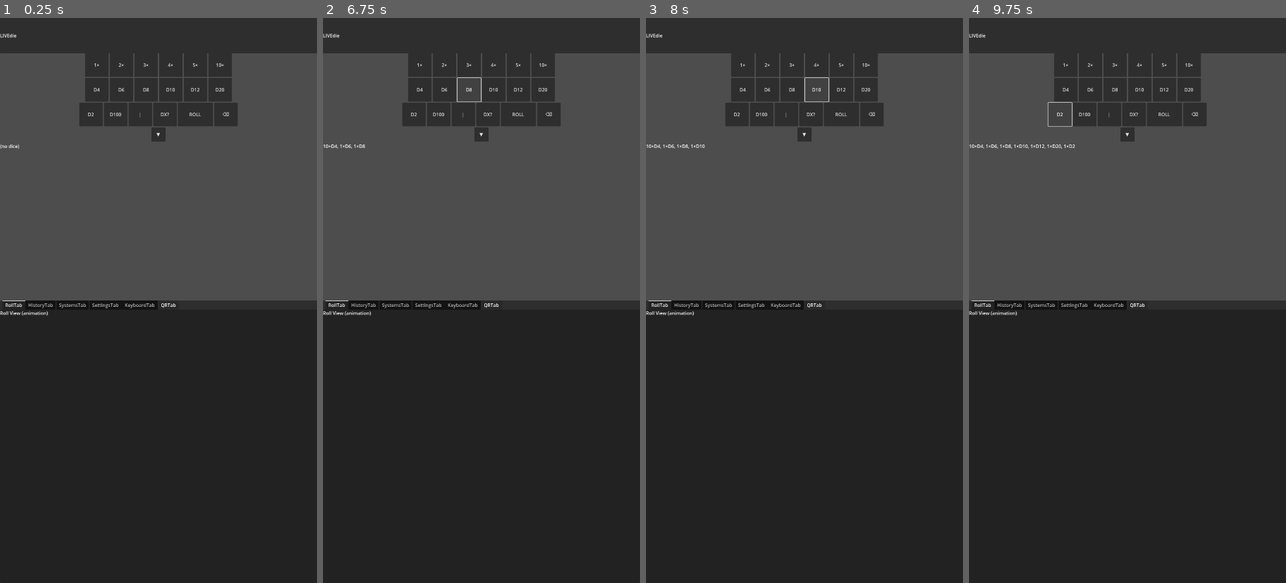
Above: before the commit, frames 1-4 (left to right).
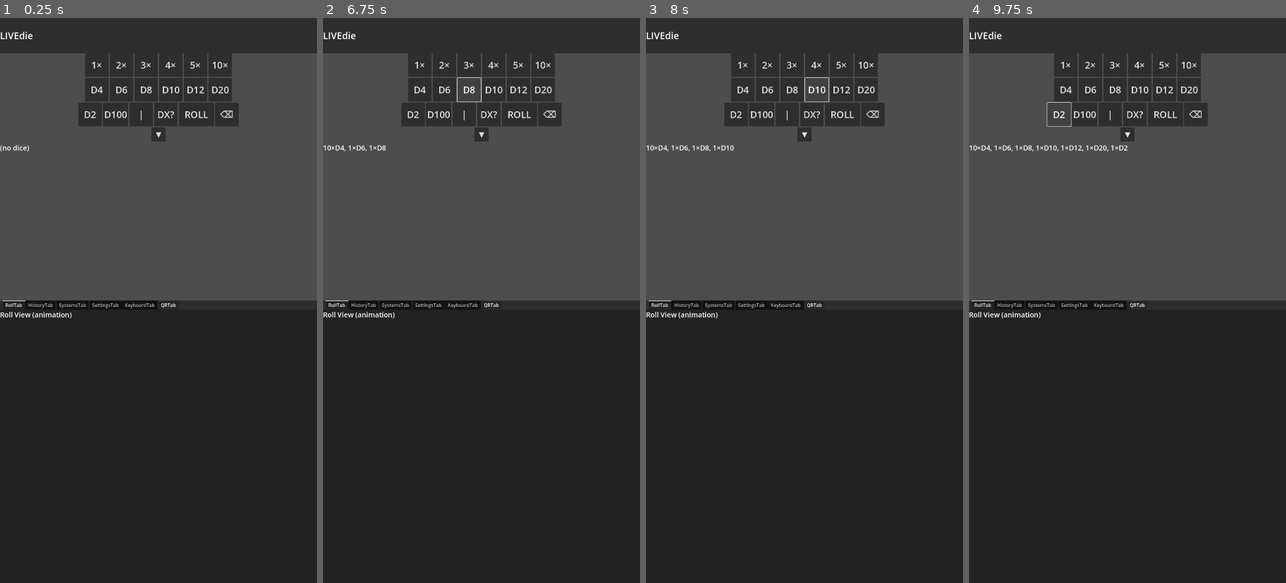
Above: after the commit, the same moments.

Repository: FromAriel/Experiments
Game: Godot game, scene res://scenes/MainUI.tscn
The game is run twice, just before and just after one commit, with the same random seed, the same clock (stepped at 60 frames per second) and the same inputs.
Inputs:
- Up to frame 1 (0.25 s): no input
- Up to frame 2 (6.75 s): click "1×" at 0.5 s; click "2×" at 1.25 s; click "3×" at 2 s; click "4×" at 2.75 s; click "5×" at 3.5 s; click "10×" at 4.25 s; click "D4" at 5 s; click "D6" at 5.75 s; click "D8" at 6.5 s
- Up to frame 3 (8 s): click "D10" at 7.25 s
- Up to frame 4 (9.75 s): click "D12" at 8 s; click "D20" at 8.75 s; click "D2" at 9.5 s

The runs differ from the first frame. In frame 1, 1.0% of the frame differs, in the area x 0-76%, y 2-54%; in frame 2, 1.0%; in frame 3, 1.1%; in frame 4, 1.2%.

Commit message:
feat(ui): implement dynamic ui scaling

Diff:
--- a/LIVEdie/GOGOT/project.godot
+++ b/LIVEdie/GOGOT/project.godot
@@ -21,6 +21,7 @@
 UIEventBus="res://scripts/UIEventBus.gd"
 RNGManager="res://scripts/RNGManager.gd"
 RollExecutor="res://scripts/RollExecutor.gd"
+UIStyleManager="res://scripts/UIStyleManager.gd"
 
 [display]
 
--- a/LIVEdie/GOGOT/scenes/HistoryTab.tscn
+++ b/LIVEdie/GOGOT/scenes/HistoryTab.tscn
@@ -1,6 +1,7 @@
 [gd_scene load_steps=2 format=3 uid="uid://historytab"]
 
 [ext_resource type="Script" path="res://scripts/HistoryTab.gd" id="1"]
+[ext_resource type="Script" path="res://scripts/UIScalable.gd" id="2"]
 ; HistoryTab – scrollable list of past rolls
 ; Future: populate with roll summaries from log
 [node name="HistoryTab" type="ScrollContainer"]
@@ -10,4 +11,7 @@
 ; Each child will be a HistoryItem label
 
 [node name="HistoryPlaceholder" type="Label" parent="HistoryVBox"]
+script = ExtResource("2")
+SC_base_font_IN = 24
+SC_base_size_IN = Vector2(0, 0)
 text = "(History list placeholder)"
--- a/LIVEdie/GOGOT/scenes/KeyboardTab.tscn
+++ b/LIVEdie/GOGOT/scenes/KeyboardTab.tscn
@@ -1,4 +1,5 @@
-[gd_scene format=3 uid="uid://keyboardtab"]
+[gd_scene load_steps=1 format=3 uid="uid://keyboardtab"]
+[ext_resource type="Script" path="res://scripts/UIScalable.gd" id="1"]
 
 [node name="KeyboardTab" type="Control"]
 physics_interpolation_mode = 0
@@ -10,6 +11,9 @@
 
 [node name="LabelA" type="Label" parent="PageA"]
 layout_mode = 2
+script = ExtResource("1")
+SC_base_font_IN = 24
+SC_base_size_IN = Vector2(0, 0)
 text = "Numeric Page (A)"
 
 [node name="PageB" type="GridContainer" parent="."]
@@ -17,4 +21,7 @@
 
 [node name="LabelB" type="Label" parent="PageB"]
 layout_mode = 2
+script = ExtResource("1")
+SC_base_font_IN = 24
+SC_base_size_IN = Vector2(0, 0)
 text = "Notation Page (B)"
--- a/LIVEdie/GOGOT/scenes/MainUI.tscn
+++ b/LIVEdie/GOGOT/scenes/MainUI.tscn
@@ -7,6 +7,7 @@
 [ext_resource type="PackedScene" uid="uid://keyboardtab" path="res://scenes/KeyboardTab.tscn" id="5"]
 [ext_resource type="PackedScene" uid="uid://qrtab" path="res://scenes/QRTab.tscn" id="6"]
 [ext_resource type="Script" uid="uid://bqmovjblayg38" path="res://scripts/DicePad.gd" id="7"]
+[ext_resource type="Script" path="res://scripts/UIScalable.gd" id="8"]
 
 [node name="MainUI" type="Control"]
 custom_minimum_size = Vector2(1080, 1920)
@@ -27,6 +28,9 @@
 
 [node name="TitleLabel" type="Label" parent="TopBar/BarHBox"]
 layout_mode = 2
+script = ExtResource("8")
+SC_base_font_IN = 32
+SC_base_size_IN = Vector2(0, 0)
 text = "LIVEdie"
 
 [node name="Spacer" type="Control" parent="TopBar/BarHBox"]
@@ -58,31 +62,49 @@
 
 [node name="Qty1" type="Button" parent="DicePad/QtyRow"]
 custom_minimum_size = Vector2(80, 80)
+script = ExtResource("8")
+SC_base_font_IN = 32
+SC_base_size_IN = Vector2(80, 80)
 layout_mode = 2
 text = "1×"
 
 [node name="Qty2" type="Button" parent="DicePad/QtyRow"]
 custom_minimum_size = Vector2(80, 80)
+script = ExtResource("8")
+SC_base_font_IN = 32
+SC_base_size_IN = Vector2(80, 80)
 layout_mode = 2
 text = "2×"
 
 [node name="Qty3" type="Button" parent="DicePad/QtyRow"]
 custom_minimum_size = Vector2(80, 80)
+script = ExtResource("8")
+SC_base_font_IN = 32
+SC_base_size_IN = Vector2(80, 80)
 layout_mode = 2
 text = "3×"
 
 [node name="Qty4" type="Button" parent="DicePad/QtyRow"]
 custom_minimum_size = Vector2(80, 80)
+script = ExtResource("8")
+SC_base_font_IN = 32
+SC_base_size_IN = Vector2(80, 80)
 layout_mode = 2
 text = "4×"
 
 [node name="Qty5" type="Button" parent="DicePad/QtyRow"]
 custom_minimum_size = Vector2(80, 80)
+script = ExtResource("8")
+SC_base_font_IN = 32
+SC_base_size_IN = Vector2(80, 80)
 layout_mode = 2
 text = "5×"
 
 [node name="Qty10" type="Button" parent="DicePad/QtyRow"]
 custom_minimum_size = Vector2(80, 80)
+script = ExtResource("8")
+SC_base_font_IN = 32
+SC_base_size_IN = Vector2(80, 80)
 layout_mode = 2
 text = "10×"
 
@@ -99,31 +121,49 @@
 
 [node name="D4" type="Button" parent="DicePad/CommonDiceRow"]
 custom_minimum_size = Vector2(80, 80)
+script = ExtResource("8")
+SC_base_font_IN = 32
+SC_base_size_IN = Vector2(80, 80)
 layout_mode = 2
 text = "D4"
 
 [node name="D6" type="Button" parent="DicePad/CommonDiceRow"]
 custom_minimum_size = Vector2(80, 80)
+script = ExtResource("8")
+SC_base_font_IN = 32
+SC_base_size_IN = Vector2(80, 80)
 layout_mode = 2
 text = "D6"
 
 [node name="D8" type="Button" parent="DicePad/CommonDiceRow"]
 custom_minimum_size = Vector2(80, 80)
+script = ExtResource("8")
+SC_base_font_IN = 32
+SC_base_size_IN = Vector2(80, 80)
 layout_mode = 2
 text = "D8"
 
 [node name="D10" type="Button" parent="DicePad/CommonDiceRow"]
 custom_minimum_size = Vector2(80, 80)
+script = ExtResource("8")
+SC_base_font_IN = 32
+SC_base_size_IN = Vector2(80, 80)
 layout_mode = 2
 text = "D10"
 
 [node name="D12" type="Button" parent="DicePad/CommonDiceRow"]
 custom_minimum_size = Vector2(80, 80)
+script = ExtResource("8")
+SC_base_font_IN = 32
+SC_base_size_IN = Vector2(80, 80)
 layout_mode = 2
 text = "D12"
 
 [node name="D20" type="Button" parent="DicePad/CommonDiceRow"]
 custom_minimum_size = Vector2(80, 80)
+script = ExtResource("8")
+SC_base_font_IN = 32
+SC_base_size_IN = Vector2(80, 80)
 layout_mode = 2
 text = "D20"
 
@@ -140,31 +180,49 @@
 
 [node name="D2Btn" type="Button" parent="DicePad/AdvancedRow"]
 custom_minimum_size = Vector2(80, 80)
+script = ExtResource("8")
+SC_base_font_IN = 32
+SC_base_size_IN = Vector2(80, 80)
 layout_mode = 2
 text = "D2"
 
 [node name="D100Btn" type="Button" parent="DicePad/AdvancedRow"]
 custom_minimum_size = Vector2(80, 80)
+script = ExtResource("8")
+SC_base_font_IN = 32
+SC_base_size_IN = Vector2(80, 80)
 layout_mode = 2
 text = "D100"
 
 [node name="PipeBtn" type="Button" parent="DicePad/AdvancedRow"]
 custom_minimum_size = Vector2(80, 80)
+script = ExtResource("8")
+SC_base_font_IN = 32
+SC_base_size_IN = Vector2(80, 80)
 layout_mode = 2
 text = "|"
 
 [node name="DXPromptBtn" type="Button" parent="DicePad/AdvancedRow"]
 custom_minimum_size = Vector2(80, 80)
+script = ExtResource("8")
+SC_base_font_IN = 32
+SC_base_size_IN = Vector2(80, 80)
 layout_mode = 2
 text = "DX?"
 
 [node name="RollBtn" type="Button" parent="DicePad/AdvancedRow"]
 custom_minimum_size = Vector2(120, 80)
+script = ExtResource("8")
+SC_base_font_IN = 32
+SC_base_size_IN = Vector2(120, 80)
 layout_mode = 2
 text = "ROLL"
 
 [node name="BackspaceBtn" type="Button" parent="DicePad/AdvancedRow"]
 custom_minimum_size = Vector2(80, 80)
+script = ExtResource("8")
+SC_base_font_IN = 32
+SC_base_size_IN = Vector2(80, 80)
 layout_mode = 2
 text = "⌫"
 
@@ -174,12 +232,18 @@
 
 [node name="SystemDropdown" type="Button" parent="DicePad"]
 custom_minimum_size = Vector2(48, 48)
+script = ExtResource("8")
+SC_base_font_IN = 24
+SC_base_size_IN = Vector2(48, 48)
 layout_mode = 2
 size_flags_horizontal = 4
 text = "▼"
 
 [node name="QueueLabel" type="Label" parent="DicePad"]
 custom_minimum_size = Vector2(0, 40)
+script = ExtResource("8")
+SC_base_font_IN = 24
+SC_base_size_IN = Vector2(0, 40)
 layout_mode = 2
 text = "(no dice)"
 autowrap_mode = 1
--- a/LIVEdie/GOGOT/scenes/QRTab.tscn
+++ b/LIVEdie/GOGOT/scenes/QRTab.tscn
@@ -1,4 +1,5 @@
-[gd_scene load_steps=1 format=3 uid="uid://qrtab"]
+[gd_scene load_steps=2 format=3 uid="uid://qrtab"]
+[ext_resource type="Script" path="res://scripts/UIScalable.gd" id="1"]
 ; QRTab – placeholder for QR code connection
 ; Next step: generate code from session info
 [node name="QRTab" type="Control"]
@@ -7,4 +8,7 @@
 anchor_right = 1.0
 anchor_bottom = 1.0
 [node name="PlaceholderLabel" type="Label" parent="."]
+script = ExtResource("1")
+SC_base_font_IN = 24
+SC_base_size_IN = Vector2(0, 0)
 text = "(QR code placeholder)"
--- a/LIVEdie/GOGOT/scenes/RollTab.tscn
+++ b/LIVEdie/GOGOT/scenes/RollTab.tscn
@@ -1,6 +1,7 @@
-[gd_scene load_steps=2 format=3 uid="uid://rolltab"]
+[gd_scene load_steps=3 format=3 uid="uid://rolltab"]
 
 [ext_resource type="Script" uid="uid://gctxcv00gj5w" path="res://scripts/RollTab.gd" id="1"]
+[ext_resource type="Script" path="res://scripts/UIScalable.gd" id="2"]
 
 [node name="RollTab" type="Control"]
 layout_mode = 3
@@ -14,4 +15,7 @@
 
 [node name="PlaceholderLabel" type="Label" parent="."]
 layout_mode = 0
+script = ExtResource("2")
+SC_base_font_IN = 24
+SC_base_size_IN = Vector2(0, 0)
 text = "Roll View (animation)"
--- a/LIVEdie/GOGOT/scenes/SettingsTab.tscn
+++ b/LIVEdie/GOGOT/scenes/SettingsTab.tscn
@@ -1,12 +1,27 @@
-[gd_scene load_steps=1 format=3 uid="uid://settingstab"]
+[gd_scene load_steps=2 format=3 uid="uid://settingstab"]
+
+[ext_resource type="Script" path="res://scripts/SettingsTab.gd" id="1"]
+[ext_resource type="Script" path="res://scripts/UIScalable.gd" id="2"]
 ; SettingsTab – UI preferences
 ; Next: hook controls to config storage
 [node name="SettingsTab" type="VBoxContainer"]
+script = ExtResource("1")
 
 [node name="ThemeColor" type="ColorPickerButton" parent="."]
 [node name="PlaceholderLabel" type="Label" parent="."]
+script = ExtResource("2")
+SC_base_font_IN = 24
+SC_base_size_IN = Vector2(0, 0)
 text = "(Settings placeholder)"
-[node name="FontScaleSlider" type="HSlider" parent="."]
+[node name="UIScaleSlider" type="HSlider" parent="."]
+min_value = 0.5
+max_value = 2.0
+step = 0.1
+value = 1.0
+tooltip_text = "UI Scale"
+script = ExtResource("2")
+SC_base_font_IN = 24
+SC_base_size_IN = Vector2(200, 40)
 [node name="AnimLevelOption" type="OptionButton" parent="."]
 [node name="SettingsSpacer" type="Control" parent="."]
 size_flags_vertical = 3
--- a/LIVEdie/GOGOT/scenes/SystemsTab.tscn
+++ b/LIVEdie/GOGOT/scenes/SystemsTab.tscn
@@ -1,4 +1,5 @@
-[gd_scene load_steps=1 format=3 uid="uid://systemstab"]
+[gd_scene load_steps=2 format=3 uid="uid://systemstab"]
+[ext_resource type="Script" path="res://scripts/UIScalable.gd" id="1"]
 ; SystemsTab – choose rulesets, star favorites
 ; TODO: connect selection to UIEventBus system_selected
 [node name="SystemsTab" type="ScrollContainer"]
@@ -7,4 +8,7 @@
 ; Placeholder buttons with star checkboxes
 
 [node name="SystemsPlaceholder" type="Label" parent="SystemVBox"]
+script = ExtResource("1")
+SC_base_font_IN = 24
+SC_base_size_IN = Vector2(0, 0)
 text = "(Systems list placeholder)"
--- /dev/null
+++ b/LIVEdie/GOGOT/scripts/SettingsTab.gd
@@ -0,0 +1,22 @@
+###############################################################
+# LIVEdie/GOGOT/scripts/SettingsTab.gd
+# Key Classes      • SettingsTab – handles settings interactions
+# Key Functions    • _on_scale_changed
+# Critical Consts  • (none)
+# Editor Exports   • (none)
+# Dependencies     • UIStyleManager.gd
+# Last Major Rev   • 24-07-13 – connect UI scale slider
+###############################################################
+class_name SettingsTab
+extends VBoxContainer
+
+@onready var ST_scale_slider_SH: HSlider = $UIScaleSlider
+
+
+func _ready() -> void:
+    ST_scale_slider_SH.value_changed.connect(_on_scale_changed)
+    ST_scale_slider_SH.value = get_node("/root/UIStyleManager").US_scale_SH
+
+
+func _on_scale_changed(value: float) -> void:
+    get_node("/root/UIStyleManager").set_scale(value)
--- /dev/null
+++ b/LIVEdie/GOGOT/scripts/UIScalable.gd
@@ -0,0 +1,26 @@
+###############################################################
+# LIVEdie/GOGOT/scripts/UIScalable.gd
+# Key Classes      • UIScalable – helper for resizable UI controls
+# Key Functions    • update_ui_scale
+# Critical Consts  • (none)
+# Editor Exports   • SC_base_size_IN: Vector2 – Range base size
+#                  • SC_base_font_IN: int – Base font size
+# Dependencies     • UIStyleManager.gd
+# Last Major Rev   • 24-07-13 – initial version
+###############################################################
+class_name UIScalable
+extends Control
+
+@export var SC_base_size_IN: Vector2 = Vector2(80, 80)
+@export var SC_base_font_IN: int = 24
+
+
+func _ready() -> void:
+    var mgr := get_node("/root/UIStyleManager") as UIStyleManager
+    mgr.scale_changed.connect(update_ui_scale)
+    update_ui_scale(mgr.US_scale_SH)
+
+
+func update_ui_scale(scale: float) -> void:
+    custom_minimum_size = SC_base_size_IN * scale
+    add_theme_font_size_override("font_size", int(SC_base_font_IN * scale))
--- /dev/null
+++ b/LIVEdie/GOGOT/scripts/UIStyleManager.gd
@@ -0,0 +1,22 @@
+###############################################################
+# LIVEdie/GOGOT/scripts/UIStyleManager.gd
+# Key Classes      • UIStyleManager – global UI scaling manager
+# Key Functions    • set_scale
+# Critical Consts  • (none)
+# Editor Exports   • (none)
+# Dependencies     • (none)
+# Last Major Rev   • 24-07-13 – add dynamic UI scaling
+###############################################################
+class_name UIStyleManager
+extends Node
+signal scale_changed(new_scale: float)
+
+var US_scale_SH: float = 1.0:
+    set = set_scale
+
+
+func set_scale(v: float) -> void:
+    v = clamp(v, 0.5, 2.0)
+    if !is_equal_approx(v, US_scale_SH):
+        US_scale_SH = v
+        emit_signal("scale_changed", US_scale_SH)
